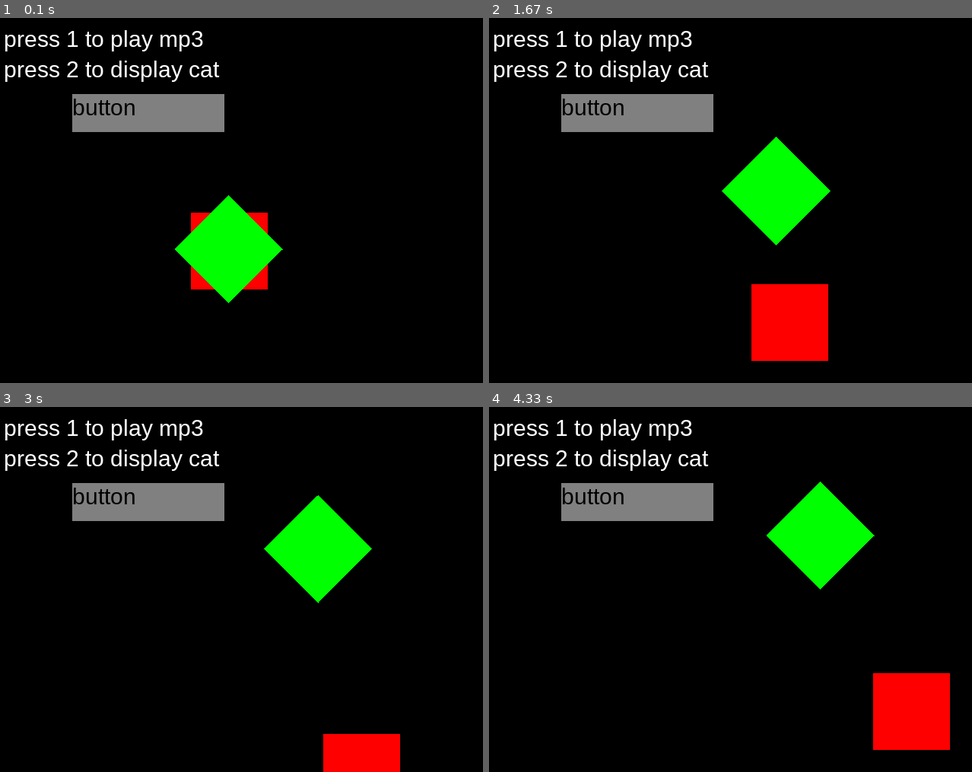
Above: before the commit, frames 1-4 (two rows, left to right).
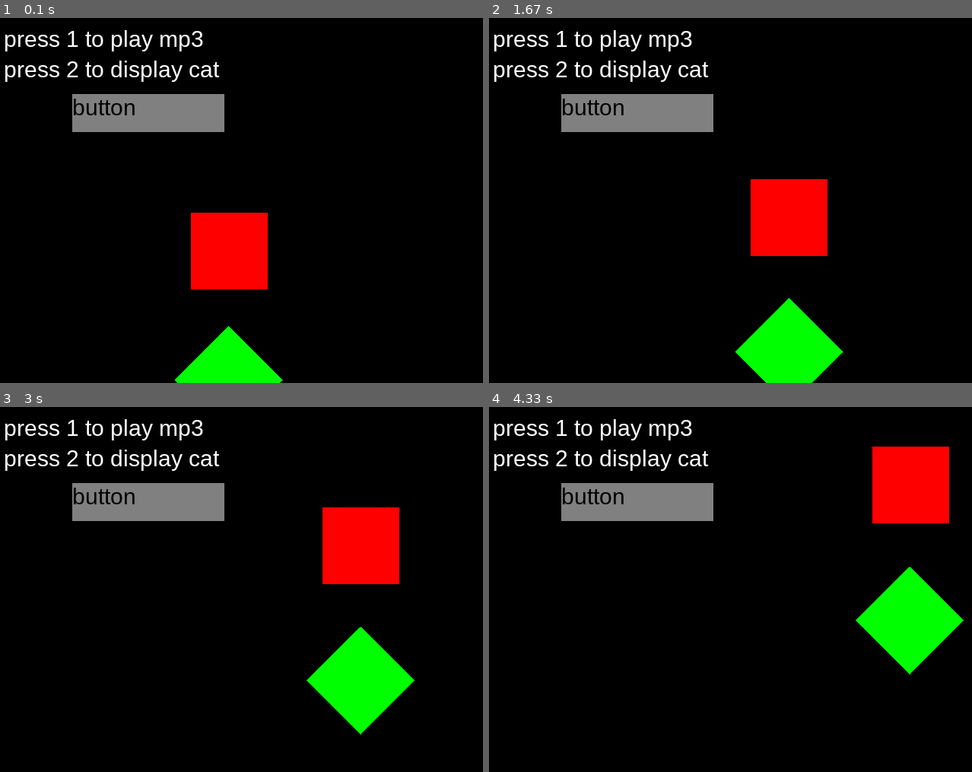
Above: after the commit, the same moments.

Repository: pbh980915/python-2022-pygame-form
Game: pygame game, started from App.py
The game is run twice, just before and just after one commit, with the same random seed, the same clock (stepped at 60 frames per second) and the same inputs.
Inputs (mouse positions are in pixels of both pictures, inside the frame that each line leads up to):
- Up to frame 1 (0.1 s): no input
- Up to frame 2 (1.67 s): press the mouse at (638, 112) at 0.37 s; move the mouse to (672, 105) at 0.47 s; release the mouse at (711, 101) at 0.6 s; tap 2 at 0.67 s; tap 1 at 1.5 s
- Up to frame 3 (3 s): no input
- Up to frame 4 (4.33 s): no input

The runs differ from the first frame. In frame 1, 5.1% of the frame differs, in the area x 36-59%, y 48-100%; in frame 2, 9.2%; in frame 3, 10%; in frame 4, 13%, in the area x 57-99%, y 10-94%.

Commit message:
add elastic collision update sample

Diff:
--- a/App.py
+++ b/App.py
@@ -29,12 +29,12 @@
         self.obj1.vpos = Vec2d(1,1)
         self.obj1.fixtureOrigin *= 10
         self.obj2 = Mover()
-        self.obj2.lpos = Vec2d(300,310)
+        self.obj2.lpos = Vec2d(300,510)
         self.obj2.vpos = Vec2d(1,-1)
         self.obj2.fixtureOrigin *= 10
         self.obj2.langle = 45
         self.obj2.set_fixture_angle(self.obj2.langle)
-        self.obj2.friction = 0.005
+        self.obj2.friction = 0.0001
 
 
 
@@ -78,7 +78,7 @@
         display_font("press 2 to display cat", (255,255,255), (10,50))
 
         if collide_check(self.obj1, self.obj2):
-            print("collide")
+            update_collide(self.obj1, self.obj2)
 
         pyPoly(self.obj1.fixture+self.obj1.lpos.tonp(), (255,0,0))
         pyPoly(self.obj2.fixture+self.obj2.lpos.tonp(), (0,255,0))
